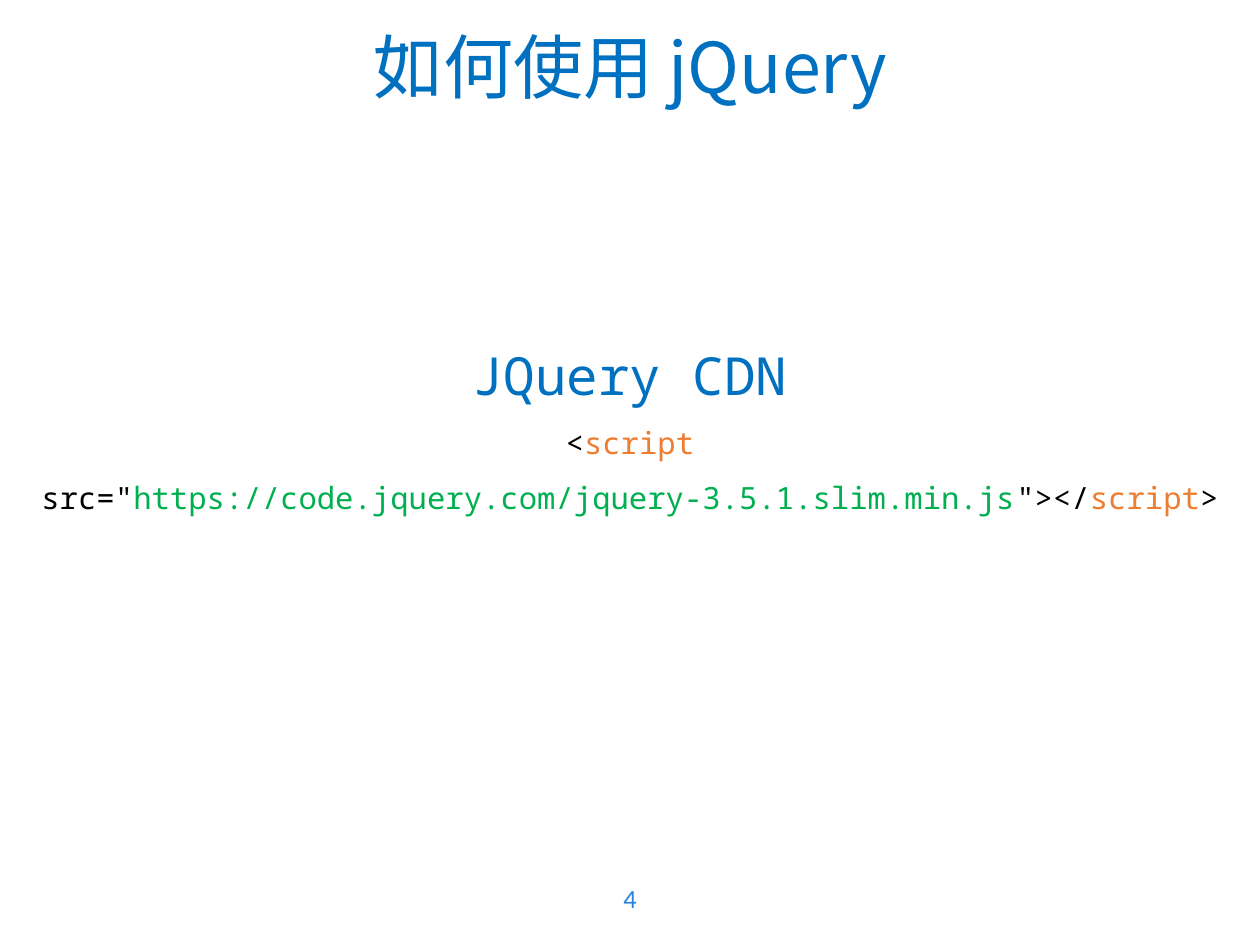
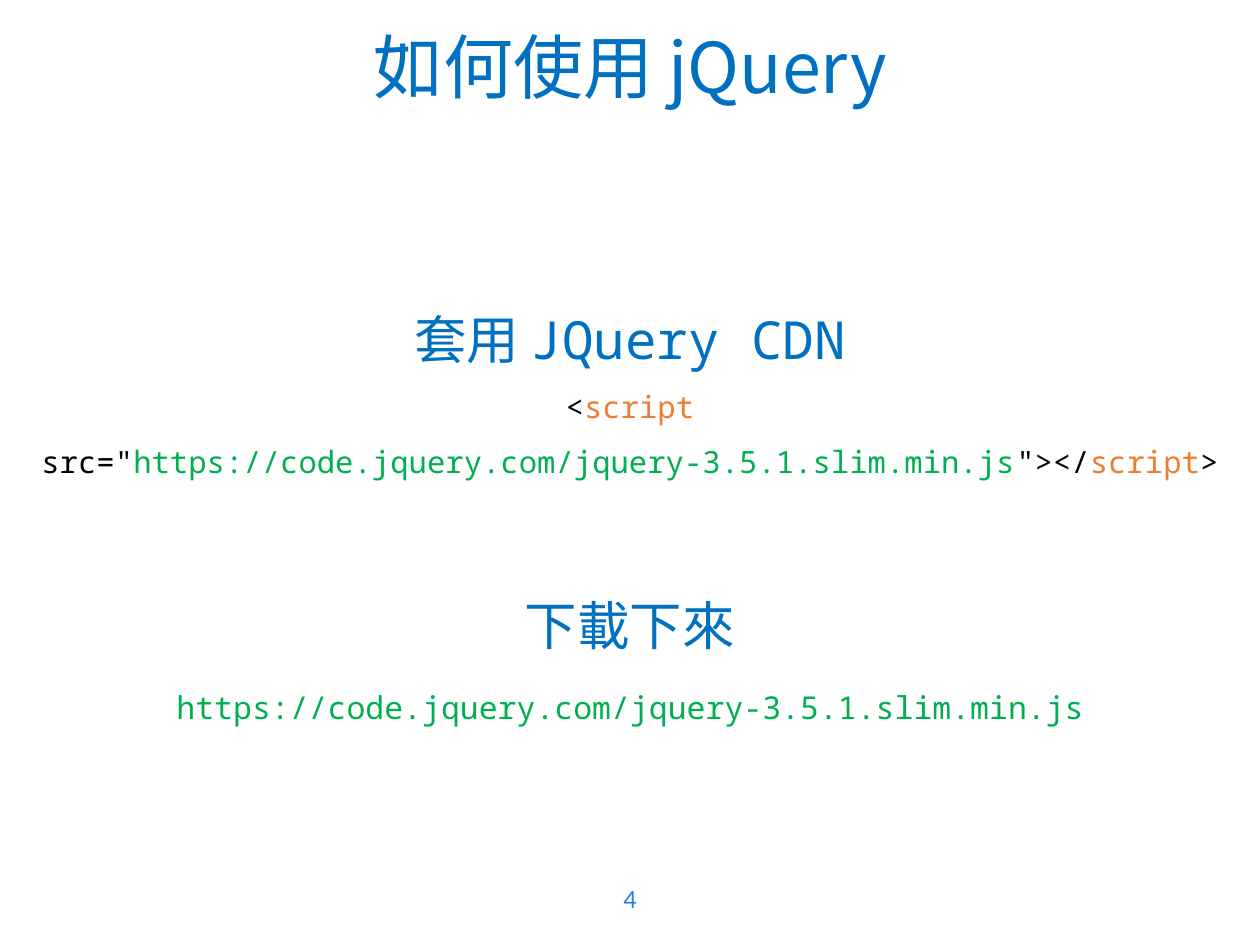
Before and after one commit to WaRTanKE7/WebClubData, a slide deck: slide 4 of 教學簡報/JavaScript - 4.pptx. Drawn at 1260x945 pixels with LibreOffice and Linux fonts; fonts in the diff are those of the drawing; background and template pictures are left out. Boxes give left, top, right and bottom in pixels: in the first picture for what was removed or moved away, otherwise in the second. Text is boxed around its words. In the diff, an @@ line names an element or a change of style, - is before the commit and + after.

```diff
--- a/教學簡報/JavaScript - 4.pptx
+++ b/教學簡報/JavaScript - 4.pptx
@@ text at (41,315,1218,727): text changed @@
-JQuery CDN
-<script src="https://code.jquery.com/jquery-3.5.1.slim.min.js"></script>
+套用 JQuery CDN
+<script src="https://code.jquery.com/jquery-3.5.1.slim.min.js"></script>
+下載下來
+https://code.jquery.com/jquery-3.5.1.slim.min.js
```
Also in this commit, not shown: 3 other slides changed, 11 other files.
